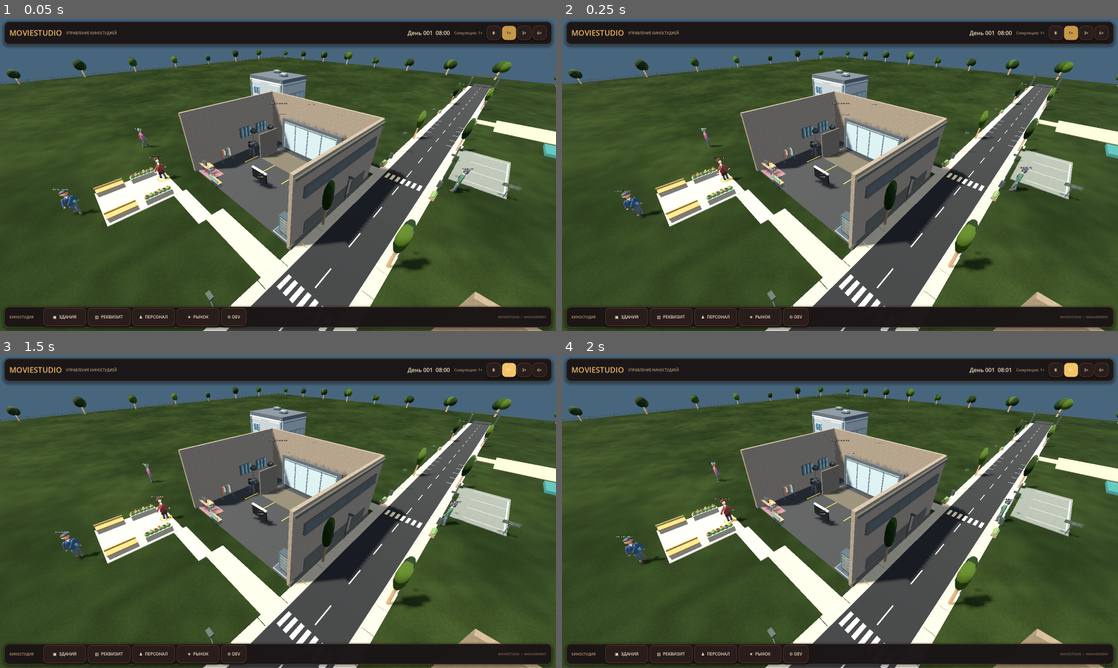
Above: before the commit, frames 1-4 (two rows, left to right).
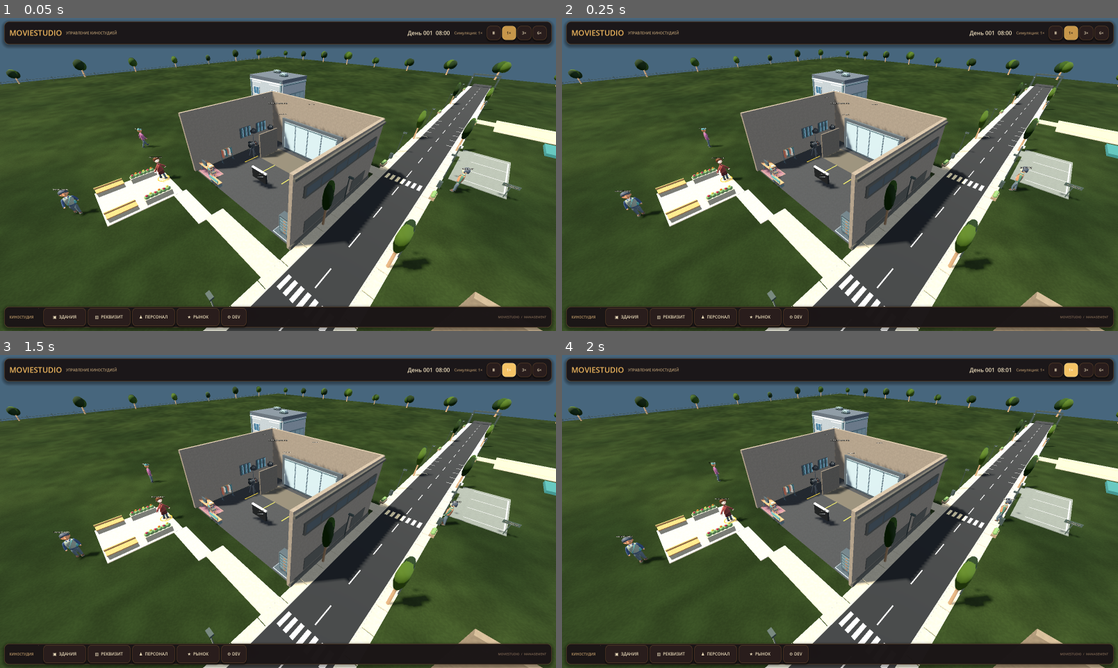
Above: after the commit, the same moments.

Repository: Teft3lb/MovieStudio
Game: Godot game, scene res://scenes/main.tscn
Same seed, same stepped clock (60 frames per second), same inputs: the game is played once before the commit and once after it.
Inputs:
- Up to frame 1 (0.05 s): no input
- Up to frame 2 (0.25 s): no input
- Up to frame 3 (1.5 s): click "Ⅱ" at 0.5 s; click "1×" at 1.25 s
- Up to frame 4 (2 s): no input

The runs differ from the first frame. In frame 1, 0.1% of the frame differs, in the area x 10-85%, y 35-63%; in frame 2, 0.1%; in frame 3, 0.1%; in frame 4, 0.1%, in the area x 10-81%, y 34-67%.

Commit message:
Rebuild stylized studio employee geometry and wardrobe

Diff:
--- a/scripts/presentation/characters/character_visual.gd
+++ b/scripts/presentation/characters/character_visual.gd
@@ -467,7 +467,7 @@
 	_body_root.add_child(_employee_model)
 	_mouth_node = _employee_model.call("setup", character_payload, skin, _base_hair_color, outfit, head_scale)
 	_mouth_node.name = "Mouth"
-	_mouth_node.position = Vector3(0.0, -0.085, -0.177)
+	_mouth_node.position = Vector3(0.0, -0.085, -0.214)
 	_head_root = _make_pivot(_body_root, "Head", Vector3(0.0, 2.17, 0.0))
 	_head_root.add_child(_mouth_node)
 
--- a/scripts/presentation/characters/studio_employee_model.gd
+++ b/scripts/presentation/characters/studio_employee_model.gd
@@ -21,6 +21,7 @@
 const DISTANT_ANIMATION_DISTANCE_SQUARED: float = 32.0 * 32.0
 const DISTANT_ANIMATION_INTERVAL: float = 1.0 / 30.0
 const HAIR_STYLE_COUNT: int = 8
+const IRIS_TONES := [Color("#986041"), Color("#6b8c7d"), Color("#617d98"), Color("#643f35")]
 
 static var _tinted_materials: Dictionary[String, StandardMaterial3D] = {}
 static var _states: AnimationNodeStateMachine
@@ -63,8 +64,8 @@
 	_hair_name = "Hair%d" % posmod(int(appearance.get("hair_style", 0)), HAIR_STYLE_COUNT)
 	_idle_state = &"Idle" if identity_hash % 2 == 0 else &"IdleLook"
 	_phase_offset = float(identity_hash % 997) / 997.0
-	var width := lerpf(0.96, 1.09, _phase_offset)
-	_head_scale = Vector3(width, 1.025, lerpf(1.00, 1.06, face_style)) * facial_scale
+	var width := lerpf(0.98, 1.09, _phase_offset)
+	_head_scale = Vector3(width, 1.045, lerpf(0.98, 1.055, face_style)) * facial_scale
 	_outfit = outfit
 
 	var mouth: MeshInstance3D
@@ -108,6 +109,8 @@
 	mouth.owner = null
 	mouth.get_parent().remove_child(mouth)
 	_tint_surfaces("Skin", skin)
+	_tint_surfaces("SkinShade", skin.darkened(.24))
+	_tint_surfaces("Iris", IRIS_TONES[posmod(identity_hash >> 3, IRIS_TONES.size())])
 	_tint_surfaces("Hair", hair)
 	_tint_surfaces("Cloth", outfit)
 	if wardrobe_style == 1:
--- a/tests/studio_employee_model_smoke_test.gd
+++ b/tests/studio_employee_model_smoke_test.gd
@@ -73,6 +73,7 @@
 		"id": "EMP-VISUAL-V3", "profession_id": "actor",
 		"appearance": {"hair_style": 7, "wardrobe_style": 2, "cheekbones": 0.75},
 	}
+	var first_iris := Color.TRANSPARENT
 	for instance in range(2):
 		var visual := VISUAL.new()
 		visual.setup(payload)
@@ -85,6 +86,12 @@
 			"Saved appearance should reproduce the same selected hair and collar.")
 		_expect(is_equal_approx(face.get_blend_shape_value(1), 0.75) and skirt.skin != null,
 			"Authored cheeks and skinned skirt must remain available after import.")
+		var iris := _surface_color(face, "Iris")
+		_expect(iris.a > 0.0, "The revised face must import an iris material.")
+		if instance == 0:
+			first_iris = iris
+		else:
+			_expect(iris.is_equal_approx(first_iris), "The same employee ID must retain their iris color.")
 		visual.set_costume("western_costumes")
 		_expect(not skirt.visible, "A production costume should cover the everyday skirt.")
 		visual.set_costume("")
Binary file changed: assets/models/characters/studio_employee.glb
Not shown, changed: art_source/characters/studio_employee.blend
